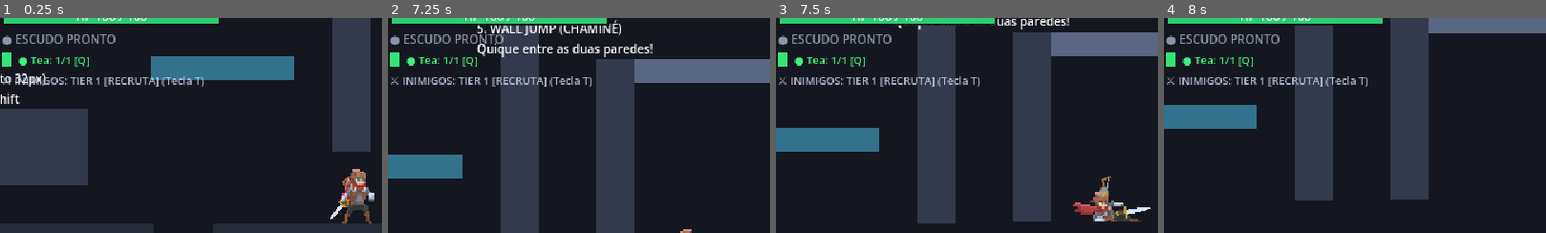
Above: before the commit, frames 1-4 (left to right).
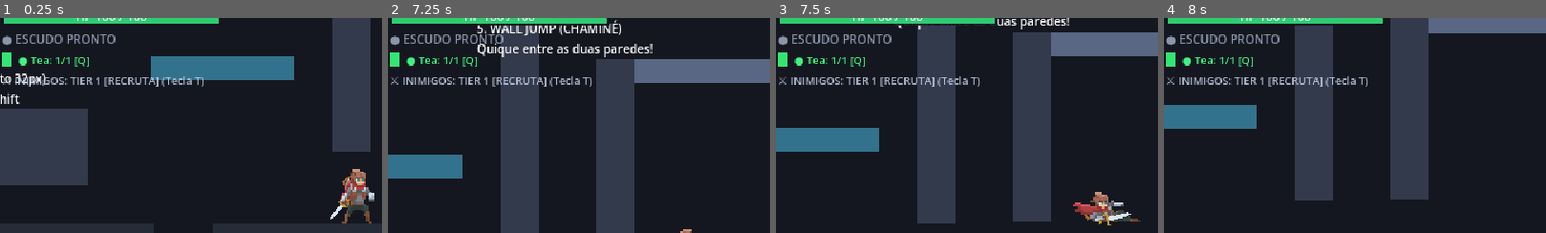
Above: after the commit, the same moments.

Repository: Theadrill/Godot-Roguelike-Prototype
Game: Godot game, scene res://src/world/movement_gym.tscn
The game is run twice, just before and just after one commit, with the same random seed, the same clock (stepped at 60 frames per second) and the same inputs.
Inputs (mouse positions are % of the whole screen's width and height, from its top left):
- Up to frame 1 (0.25 s): no input
- Up to frame 2 (7.25 s): tap A (move_left) at 0.5, 1.25, 2, 3.5, 4.25 s; move the mouse to (72, 45) at 0.52 s; hold Space (jump) 0.53-1.28 s; hold D (move_right) 0.53-2.03 s; click (72, 45) at 0.67 s; move the mouse to (30, 55) at 1.27 s; click (30, 55) at 1.35 s; tap Space (jump) at 1.52, 1.55, 1.82, 2.3, 3.02, 3.05, 3.32, 3.77, 3.8, 4.07, 4.52, 4.55, 4.82, 6.02, 6.05, 6.32, 6.77, 6.8, 7.07 s; move the mouse to (60, 28) at 2.02 s; hold A (move_left) 2.03-2.78 s; hold Right mouse button (defend) 2.03-2.78 s; move the mouse to (45, 70) at 2.77 s; hold D (move_right) 2.78-4.28 s; tap Q (heal) at 2.85 s; click (45, 70) at 2.92 s; move the mouse to (80, 65) at 3.52 s; hold E (interact) 3.53-4.28 s; move the mouse to (20, 35) at 4.27 s; hold A (move_left) 4.28-5.03 s; tap Keypad 2 (look_down) at 4.35 s; move the mouse to (55, 50) at 5.02 s; hold D (move_right) 5.03-5.78 s; hold Space (jump) 5.03-5.78 s; tap Keypad 4 (look_left) at 5.1 s; click (55, 50) at 5.17 s; move the mouse to (35, 25) at 5.77 s; hold A (move_left) from 5.78 s (still down); tap Keypad 6 (look_right) at 5.85 s; move the mouse to (72, 45) at 6.52 s; hold Keypad 8 (look_up) from 6.53 s (still down)
- Up to frame 3 (7.5 s): move the mouse to (30, 55) at 7.27 s; release A (move_left) at 7.28 s; release Keypad 8 (look_up) at 7.28 s; hold D (move_right) from 7.28 s (still down); tap Shift (roll) at 7.35 s; click (30, 55) at 7.42 s
- Up to frame 4 (8 s): keep holding D (move_right); tap Space (jump) at 7.52, 7.55, 7.82 s
The pictures show only the part of the screen within x 3-53%, y 8-58%; the shares and areas given below are measured in that part.

Frames 1-2 are identical in both runs. In frame 3, 0.5% of the frame differs, in the area x 80-98%, y 73-97%; in frame 4, nothing differs.

Commit message:
feat(equipment): adiciona calibracoes de slide em todas as armas e escudo

Diff:
--- a/src/entities/equipment/socket_profiles/axe.tres
+++ b/src/entities/equipment/socket_profiles/axe.tres
@@ -51,10 +51,10 @@
 fall_from_jump_1_rot = 56.0
 fall_from_jump_2_pos = Vector2(-3, -48.6)
 fall_from_jump_2_rot = 68.0
-slide_0_pos = Vector2(9, -10)
-slide_0_rot = -20.0
-slide_1_pos = Vector2(9, -10)
-slide_1_rot = -20.0
+slide_0_pos = Vector2(-8, -1.999999)
+slide_0_rot = 134.5
+slide_1_pos = Vector2(-8, -1.999999)
+slide_1_rot = 138.69998
 roll_0_pos = Vector2(5, -16)
 roll_0_rot = -100.0
 roll_1_pos = Vector2(0, -20)
@@ -214,6 +214,22 @@
 "rot": -130.0,
 "visible": true,
 "z_index": -2
+},
+"slide_0": {
+"flip_h": false,
+"flip_v": false,
+"pos": Vector2(-8, -10),
+"rot": -174.99998,
+"visible": true,
+"z_index": -2
+},
+"slide_1": {
+"flip_h": false,
+"flip_v": false,
+"pos": Vector2(-8, -10),
+"rot": -167.0,
+"visible": true,
+"z_index": -2
 }
 }
 default_flip_h = true
@@ -339,5 +355,21 @@
 "flip_h": false,
 "flip_v": true,
 "z_index": 2
+},
+"slide_0": {
+"flip_h": true,
+"flip_v": false,
+"pos": Vector2(-8, -1.999999),
+"rot": 134.5,
+"visible": true,
+"z_index": 2
+},
+"slide_1": {
+"flip_h": true,
+"flip_v": false,
+"pos": Vector2(-8, -1.999999),
+"rot": 138.69998,
+"visible": true,
+"z_index": 2
 }
 }
--- a/src/entities/equipment/socket_profiles/bow.tres
+++ b/src/entities/equipment/socket_profiles/bow.tres
@@ -51,10 +51,10 @@
 fall_from_jump_1_rot = -87.899994
 fall_from_jump_2_pos = Vector2(7, -45)
 fall_from_jump_2_rot = -96.0
-slide_0_pos = Vector2(8, -8)
-slide_0_rot = 15.0
-slide_1_pos = Vector2(8, -8)
-slide_1_rot = 15.0
+slide_0_pos = Vector2(6, -14.4)
+slide_0_rot = -21.0
+slide_1_pos = Vector2(6, -14.4)
+slide_1_rot = -24.999998
 roll_0_pos = Vector2(4, -14)
 roll_0_rot = -90.0
 roll_1_pos = Vector2(0, -18)
@@ -211,6 +211,22 @@
 "rot": -169.99998,
 "visible": true,
 "z_index": -2
+},
+"slide_0": {
+"flip_h": false,
+"flip_v": false,
+"pos": Vector2(-11.000001, -8),
+"rot": 84.399994,
+"visible": true,
+"z_index": -2
+},
+"slide_1": {
+"flip_h": false,
+"flip_v": false,
+"pos": Vector2(-12, -8),
+"rot": 88.5,
+"visible": true,
+"z_index": -2
 }
 }
 hand_frames = {
@@ -327,5 +343,21 @@
 "flip_h": false,
 "flip_v": true,
 "z_index": 2
+},
+"slide_0": {
+"flip_h": false,
+"flip_v": false,
+"pos": Vector2(6, -14.4),
+"rot": -21.0,
+"visible": true,
+"z_index": -2
+},
+"slide_1": {
+"flip_h": false,
+"flip_v": false,
+"pos": Vector2(6, -14.4),
+"rot": -24.999998,
+"visible": true,
+"z_index": -2
 }
 }
--- a/src/entities/equipment/socket_profiles/crossbow.tres
+++ b/src/entities/equipment/socket_profiles/crossbow.tres
@@ -51,10 +51,10 @@
 fall_from_jump_1_rot = -100.0
 fall_from_jump_2_pos = Vector2(-3, -48)
 fall_from_jump_2_rot = -91.799995
-slide_0_pos = Vector2(8, -6)
-slide_0_rot = 10.0
-slide_1_pos = Vector2(8, -6)
-slide_1_rot = 10.0
+slide_0_pos = Vector2(-8, -2.0000002)
+slide_0_rot = -13.199998
+slide_1_pos = Vector2(-8, -2.0000002)
+slide_1_rot = -21.0
 roll_0_pos = Vector2(4, -12)
 roll_0_rot = -90.0
 roll_1_pos = Vector2(0, -16)
@@ -223,6 +223,22 @@
 "rot": -174.99995,
 "visible": true,
 "z_index": -2
+},
+"slide_0": {
+"flip_h": false,
+"flip_v": false,
+"pos": Vector2(-4, -8),
+"rot": -20.199999,
+"visible": true,
+"z_index": -2
+},
+"slide_1": {
+"flip_h": false,
+"flip_v": false,
+"pos": Vector2(-4, -8),
+"rot": -16.0,
+"visible": true,
+"z_index": -2
 }
 }
 hand_frames = {
@@ -347,5 +363,21 @@
 "flip_h": false,
 "flip_v": true,
 "z_index": 2
+},
+"slide_0": {
+"flip_h": false,
+"flip_v": false,
+"pos": Vector2(-8, -2.0000002),
+"rot": -13.199998,
+"visible": true,
+"z_index": 2
+},
+"slide_1": {
+"flip_h": false,
+"flip_v": false,
+"pos": Vector2(-8, -2.0000002),
+"rot": -21.0,
+"visible": true,
+"z_index": 2
 }
 }
--- a/src/entities/equipment/socket_profiles/dagger.tres
+++ b/src/entities/equipment/socket_profiles/dagger.tres
@@ -51,10 +51,10 @@
 fall_from_jump_1_rot = -7.0
 fall_from_jump_2_pos = Vector2(-1, -49.000004)
 fall_from_jump_2_rot = -23.0
-slide_0_pos = Vector2(7, -7)
-slide_0_rot = -5.0
-slide_1_pos = Vector2(7, -7)
-slide_1_rot = -5.0
+slide_0_pos = Vector2(-7, -2)
+slide_0_rot = -1.0
+slide_1_pos = Vector2(-7, -2)
+slide_1_rot = -4.9999995
 roll_0_pos = Vector2(3, -12)
 roll_0_rot = -90.0
 roll_1_pos = Vector2(0, -16)
@@ -216,6 +216,22 @@
 "rot": -236.9,
 "visible": true,
 "z_index": 1
+},
+"slide_0": {
+"flip_h": false,
+"flip_v": false,
+"pos": Vector2(-4, -3.9999943),
+"rot": 6.0,
+"visible": true,
+"z_index": 1
+},
+"slide_1": {
+"flip_h": false,
+"flip_v": false,
+"pos": Vector2(-4, -3.9999943),
+"rot": 18.0,
+"visible": true,
+"z_index": 1
 }
 }
 hand_frames = {
@@ -320,5 +336,21 @@
 "flip_h": false,
 "flip_v": true,
 "z_index": 2
+},
+"slide_0": {
+"flip_h": false,
+"flip_v": false,
+"pos": Vector2(-7, -2),
+"rot": -1.0,
+"visible": true,
+"z_index": 2
+},
+"slide_1": {
+"flip_h": false,
+"flip_v": false,
+"pos": Vector2(-7, -2),
+"rot": -4.9999995,
+"visible": true,
+"z_index": 2
 }
 }
--- a/src/entities/equipment/socket_profiles/hammer.tres
+++ b/src/entities/equipment/socket_profiles/hammer.tres
@@ -51,10 +51,10 @@
 fall_from_jump_1_rot = -121.5
 fall_from_jump_2_pos = Vector2(-3, -48)
 fall_from_jump_2_rot = -114.69999
-slide_0_pos = Vector2(9, -10)
-slide_0_rot = -20.0
-slide_1_pos = Vector2(9, -10)
-slide_1_rot = -20.0
+slide_0_pos = Vector2(-11.000002, -1.999999)
+slide_0_rot = -19.999998
+slide_1_pos = Vector2(-11.000002, -1.999999)
+slide_1_rot = -16.0
 roll_0_pos = Vector2(5, -16)
 roll_0_rot = -100.0
 roll_1_pos = Vector2(0, -20)
@@ -211,6 +211,22 @@
 "rot": -106.49999,
 "visible": true,
 "z_index": -2
+},
+"slide_0": {
+"flip_h": false,
+"flip_v": false,
+"pos": Vector2(-9, -5),
+"rot": -174.99998,
+"visible": true,
+"z_index": -2
+},
+"slide_1": {
+"flip_h": false,
+"flip_v": false,
+"pos": Vector2(-9, -5),
+"rot": -171.0,
+"visible": true,
+"z_index": -2
 }
 }
 hand_frames = {
@@ -315,5 +331,21 @@
 "flip_h": false,
 "flip_v": true,
 "z_index": 2
+},
+"slide_0": {
+"flip_h": false,
+"flip_v": false,
+"pos": Vector2(-11.000002, -1.999999),
+"rot": -19.999998,
+"visible": true,
+"z_index": 2
+},
+"slide_1": {
+"flip_h": false,
+"flip_v": false,
+"pos": Vector2(-11.000002, -1.999999),
+"rot": -16.0,
+"visible": true,
+"z_index": 2
 }
 }
--- a/src/entities/equipment/socket_profiles/shield.tres
+++ b/src/entities/equipment/socket_profiles/shield.tres
@@ -213,6 +213,22 @@
 "rot": 0.0,
 "visible": true,
 "z_index": -3
+},
+"slide_0": {
+"flip_h": false,
+"flip_v": false,
+"pos": Vector2(-15, -5),
+"rot": -77.0,
+"visible": true,
+"z_index": -2
+},
+"slide_1": {
+"flip_h": false,
+"flip_v": false,
+"pos": Vector2(-14.8, -5),
+"rot": -85.2,
+"visible": true,
+"z_index": -2
 }
 }
 hand_frames = {
--- a/src/entities/equipment/socket_profiles/staff.tres
+++ b/src/entities/equipment/socket_profiles/staff.tres
@@ -51,10 +51,10 @@
 fall_from_jump_1_rot = -104.5
 fall_from_jump_2_pos = Vector2(-1.999999, -46)
 fall_from_jump_2_rot = -112.399994
-slide_0_pos = Vector2(8, -10)
+slide_0_pos = Vector2(-10.000002, -0.99999905)
 slide_0_rot = -15.0
-slide_1_pos = Vector2(8, -10)
-slide_1_rot = -15.0
+slide_1_pos = Vector2(-10.000002, -0.99999905)
+slide_1_rot = -11.0
 roll_0_pos = Vector2(4, -15)
 roll_0_rot = -90.0
 roll_1_pos = Vector2(0, -19)
@@ -211,6 +211,22 @@
 "rot": -120.0,
 "visible": true,
 "z_index": -2
+},
+"slide_0": {
+"flip_h": false,
+"flip_v": false,
+"pos": Vector2(-4.9999995, -3.9999943),
+"rot": -174.99998,
+"visible": true,
+"z_index": -2
+},
+"slide_1": {
+"flip_h": false,
+"flip_v": false,
+"pos": Vector2(-4.9999995, -2),
+"rot": -171.0,
+"visible": true,
+"z_index": -2
 }
 }
 hand_frames = {
@@ -327,5 +343,21 @@
 "flip_h": false,
 "flip_v": true,
 "z_index": 2
+},
+"slide_0": {
+"flip_h": false,
+"flip_v": false,
+"pos": Vector2(-10.000002, -0.99999905),
+"rot": -15.0,
+"visible": true,
+"z_index": 2
+},
+"slide_1": {
+"flip_h": false,
+"flip_v": false,
+"pos": Vector2(-10.000002, -0.99999905),
+"rot": -11.0,
+"visible": true,
+"z_index": 2
 }
 }
--- a/src/entities/equipment/socket_profiles/sword.tres
+++ b/src/entities/equipment/socket_profiles/sword.tres
@@ -46,10 +46,10 @@
 fall_from_jump_1_rot = -117.39998
 fall_from_jump_2_pos = Vector2(-4, -50)
 fall_from_jump_2_rot = -113.5
-slide_0_pos = Vector2(8, -8)
-slide_0_rot = -10.0
-slide_1_pos = Vector2(8, -8)
-slide_1_rot = -10.0
+slide_0_pos = Vector2(-6.999999, -2.000001)
+slide_0_rot = -9.999998
+slide_1_pos = Vector2(-6.999999, -2.000001)
+slide_1_rot = -14.0
 roll_0_pos = Vector2(4, -14)
 roll_0_rot = -90.0
 roll_1_pos = Vector2(0, -18)
@@ -208,6 +208,22 @@
 "rot": 71.49998,
 "visible": true,
 "z_index": -2
+},
+"slide_0": {
+"flip_h": false,
+"flip_v": false,
+"pos": Vector2(-19.000002, -5.0000005),
+"rot": -5.5,
+"visible": true,
+"z_index": -2
+},
+"slide_1": {
+"flip_h": false,
+"flip_v": false,
+"pos": Vector2(-19.000002, -5.0000005),
+"rot": 10.5,
+"visible": true,
+"z_index": -2
 }
 }
 hand_frames = {
@@ -312,5 +328,21 @@
 "flip_h": false,
 "flip_v": true,
 "z_index": 2
+},
+"slide_0": {
+"flip_h": false,
+"flip_v": false,
+"pos": Vector2(-6.999999, -2.000001),
+"rot": -9.999998,
+"visible": true,
+"z_index": 2
+},
+"slide_1": {
+"flip_h": false,
+"flip_v": false,
+"pos": Vector2(-6.999999, -2.000001),
+"rot": -14.0,
+"visible": true,
+"z_index": 2
 }
 }
--- a/src/tools/weapon_socket_calibrator.tscn
+++ b/src/tools/weapon_socket_calibrator.tscn
@@ -5,15 +5,16 @@
 
 [node name="WeaponSocketCalibrator" type="Node2D" unique_id=1073998046]
 script = ExtResource("1_calibrator")
-selected_weapon = "hammer"
-selected_animation = "fall"
+socket_target = "Arma nas Costas (BackSocketWeapon)"
+selected_weapon = "crossbow"
+selected_animation = "double_jump"
+current_frame = 1
 reference_secondary_weapon = "none"
 show_shield_reference = false
-socket_pos_x = -3.0
-socket_pos_y = -49.0
-socket_rotation = -109.49999
-socket_z_index = 2
-status_message = "hammer [Arma na Mão (MainHandSocket)] -> fall Frame 0 (Z: 2, FlipH: false, FlipV: false)"
+socket_pos_x = -6.0
+socket_pos_y = -24.0
+socket_rotation = -174.99998
+status_message = "crossbow [Arma nas Costas (BackSocketWeapon)] -> double_jump Frame 1 (Z: -2, FlipH: false, FlipV: false)"
 
 [node name="GroundFloorRef" type="Line2D" parent="." unique_id=462095390]
 points = PackedVector2Array(-60, 0, 60, 0)
@@ -27,24 +28,25 @@
 [node name="CharacterSprite" type="AnimatedSprite2D" parent="Visual" unique_id=1527574964]
 position = Vector2(-2, -29)
 sprite_frames = ExtResource("2_player_frames")
-animation = &"fall"
+animation = &"double_jump"
+frame = 1
 metadata/_edit_lock_ = true
 
 [node name="BackSocketWeapon" type="Marker2D" parent="Visual" unique_id=1247055997]
 z_index = -2
-position = Vector2(-3, -34)
-rotation = 2.172935
+position = Vector2(-6, -24)
+rotation = -3.054326
 
 [node name="BackSocketShield" type="Marker2D" parent="Visual" unique_id=189514163]
 z_index = -2
-position = Vector2(-4, -33)
-rotation = -0.20943952
+position = Vector2(-9, -24)
 
 [node name="MainHandSocket" type="Marker2D" parent="Visual" unique_id=1037091576]
 z_index = 2
-position = Vector2(-3, -49)
-rotation = -1.9111356
+position = Vector2(0, -16)
+rotation = -3.1415927
 
 [node name="OffHandSocket" type="Marker2D" parent="Visual" unique_id=987162534]
 z_index = 2
-position = Vector2(7, -21)
+position = Vector2(0, -18)
+rotation = -3.1415927
